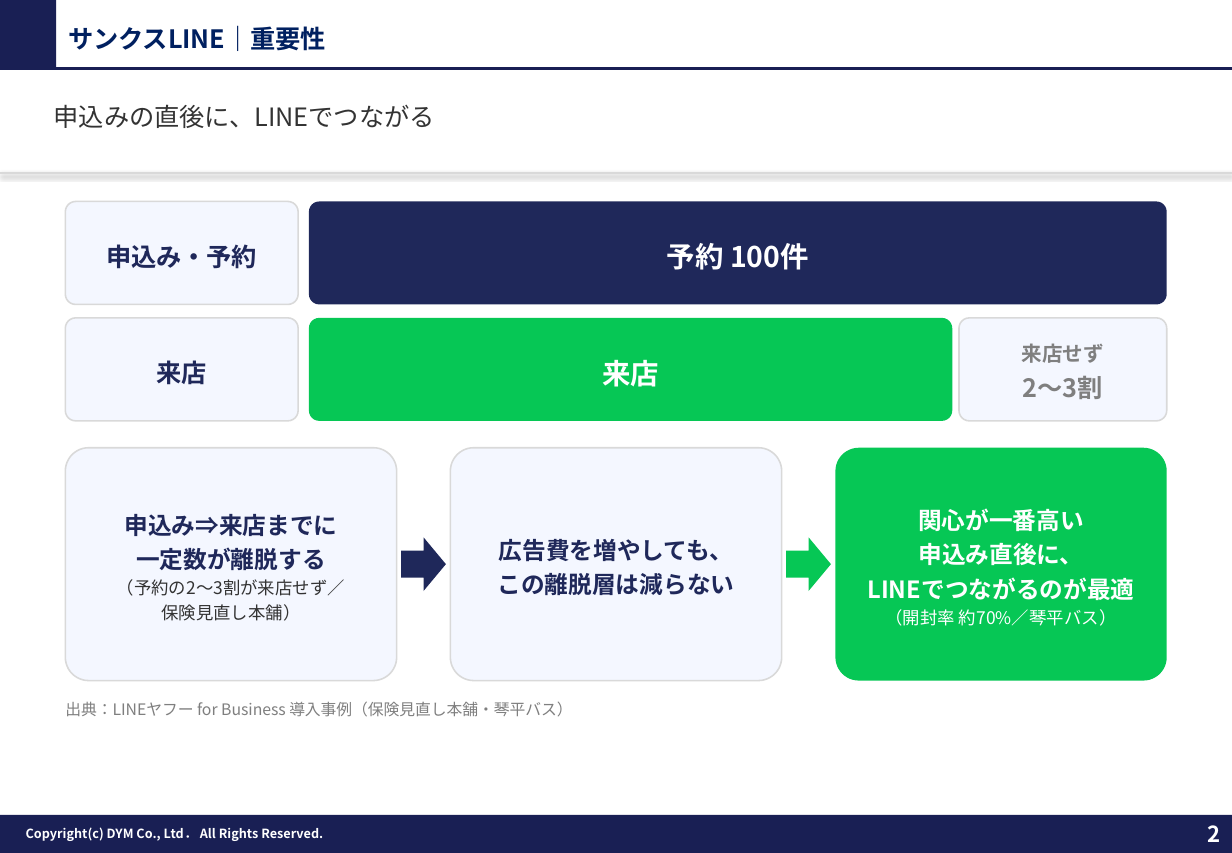
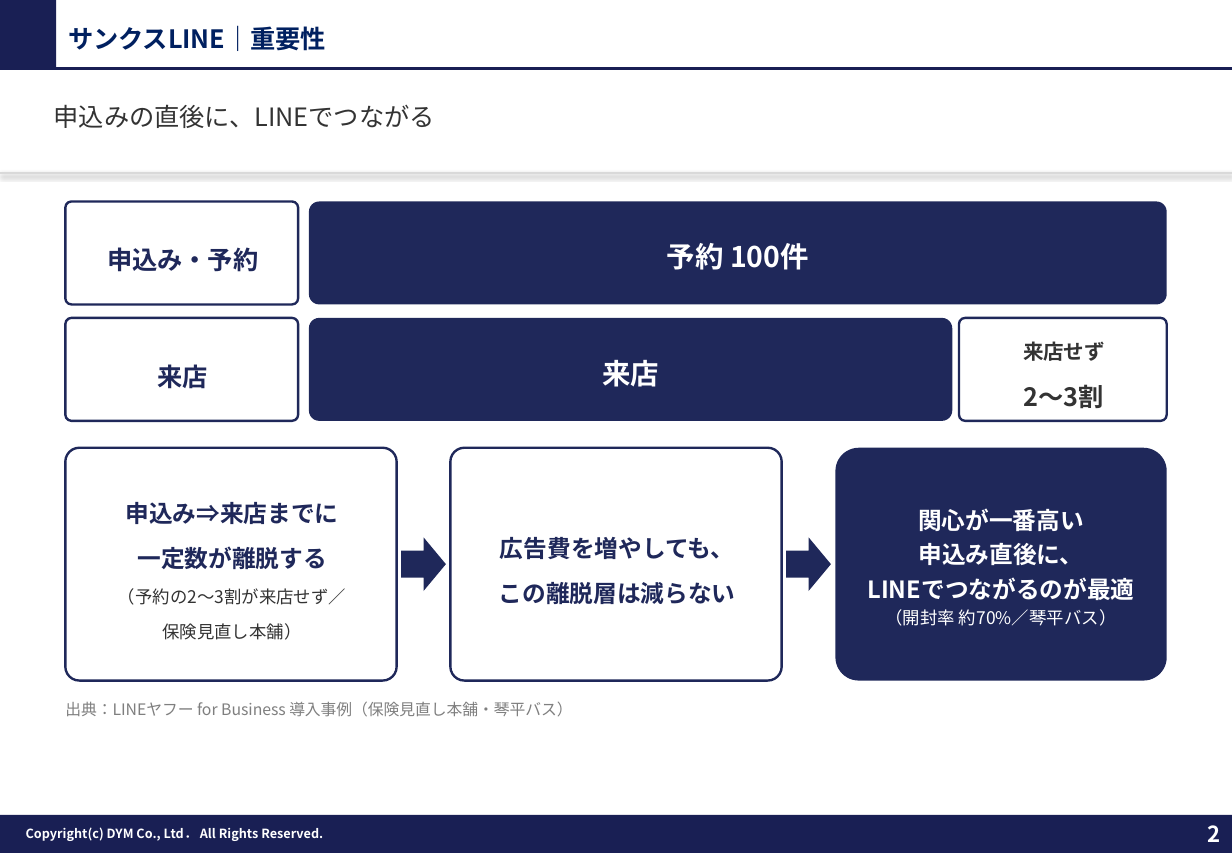
Before and after one commit to tonomura-r-dev/folder, a slide deck: slide 2 of 20261002_サンクスLINEのご提案.pptx. Drawn at 1232x853 pixels with LibreOffice and Linux fonts; fonts in the diff are those of the drawing; background and template pictures are left out. Boxes give left, top, right and bottom in pixels: in the first picture for what was removed or moved away, otherwise in the second. Text is boxed around its words. In the diff, an @@ line names an element or a change of style, - is before the commit and + after.

```diff
--- a/20261002_サンクスLINEのご提案.pptx
+++ b/20261002_サンクスLINEのご提案.pptx
@@ rounded rectangle "来店せず" at <box>959,319,1167,422</box>: text colour #7F7F7F to #333333; line spacing 1.2 to 1.3; more space between paragraphs; fill #F4F7FF to #FFFFFF; outline #D9D9D9 1 pt to #1F285A 1.5 pt; proportions changed @@
@@ line spacing 1.2 to 1.3; more space between paragraphs; fill #F4F7FF to #FFFFFF; outline #D9D9D9 1 pt to #1F285A 1.5 pt; proportions changed in 4 elements at <box>65,201,298,305</box>, <box>65,319,298,422</box>, <box>65,448,396,681</box>, <box>450,448,782,681</box> @@
@@ fill #06C755 to #1F285A in 3 elements at <box>309,319,953,422</box>, <box>836,448,1167,681</box>, <box>786,537,830,590</box> @@
```
Also in this commit, not shown: 3 other slides changed, 3 other files.
